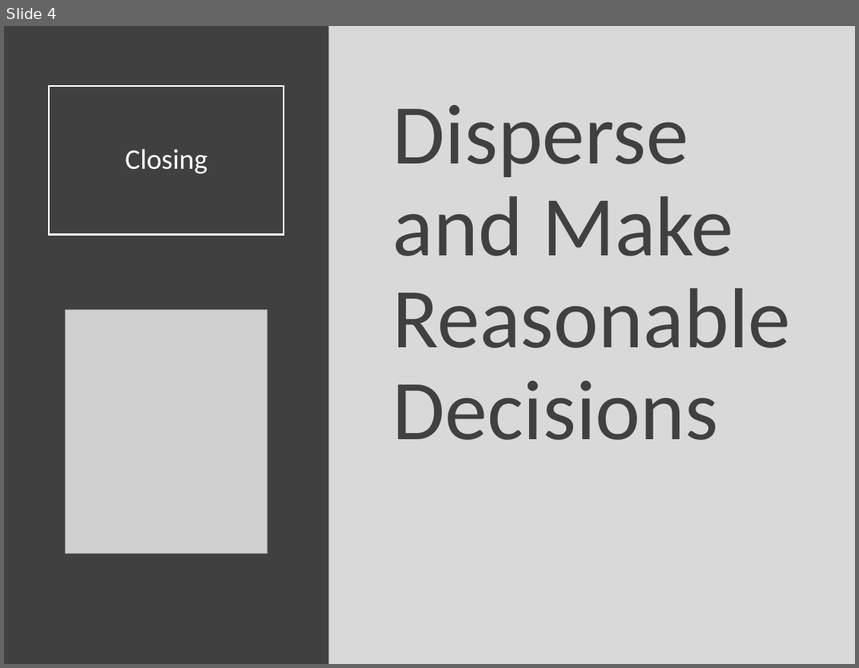
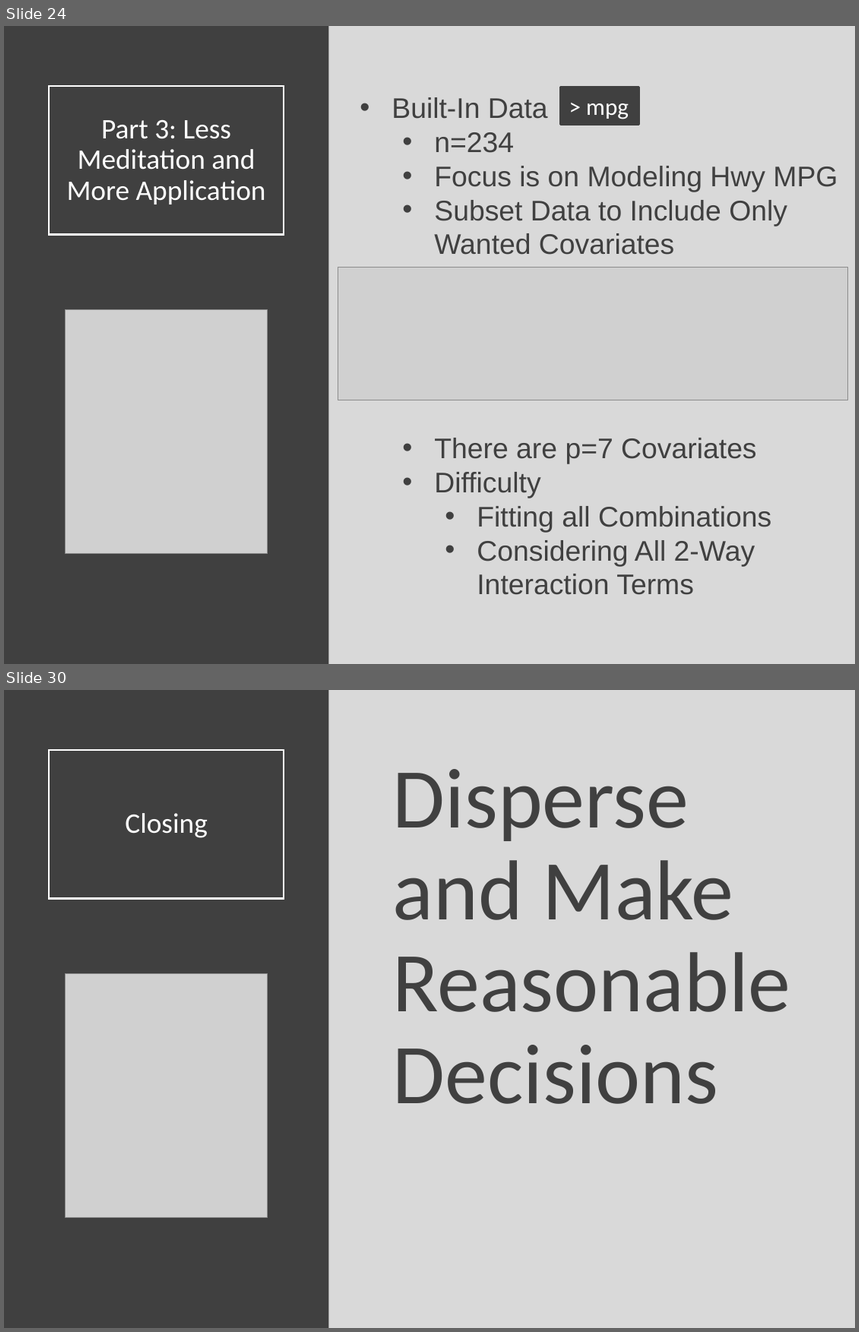
Before and after one commit to Yixf-Self/STOR320_WEBSITE, a slide deck: Lecture/Lecture 31/Lecture 31.pptx. Shown one above the other, each under a label of ours: slide 4 before the commit, slides 24 and 30 after it; the slides between them are not shown. The pictures are 859x668 and 859x1332 pixels, drawn with LibreOffice and Linux fonts; fonts in the diff are those of the drawing; grey boxes stand for pictures. Boxes give left, top, right and bottom in pixels: in the first picture for what was removed or moved away, otherwise in the second. Text is boxed around its words. In the diff, an @@ line names an element or a change of style, - is before the commit and + after.

```diff
--- a/Lecture/Lecture 31/Lecture 31.pptx
+++ b/Lecture/Lecture 31/Lecture 31.pptx
@@ slide 24 added at (x1=4, y1=26, x2=855, y2=664), background #D9D9D9 @@
@@ rectangle added at (x1=4, y1=26, x2=329, y2=664), fill #404040 @@
@@ title added at (x1=49, y1=85, x2=284, y2=234), outline #FFFFFF 1.5 pt, 24 pt, text #FFFFFF @@
+Part 3: Less Meditation and More Application
@@ rectangle added at (x1=560, y1=88, x2=639, y2=125), fill #404040, outline #404040 2 pt, 20 pt, text #FFFFFF @@
+> mpg
@@ text added at (x1=392, y1=97, x2=838, y2=595), 24 pt, text #404040 @@
+• Built-In Data
+  • n=234
+  • Focus is on Modeling Hwy MPG
+  • Subset Data to Include Only Wanted Covariates
+  • There are p=7 Covariates
+  • Difficulty
+    • Fitting all Combinations
+    • Considering All 2-Way Interaction Terms
@@ picture added at (x1=338, y1=267, x2=848, y2=400) @@
@@ picture added at (x1=66, y1=309, x2=267, y2=553) @@
@@ what was slide 4 is now slide 30 @@
```
Also in this commit, not shown: 28 other slides added, 3 slides removed, 7 other files.
